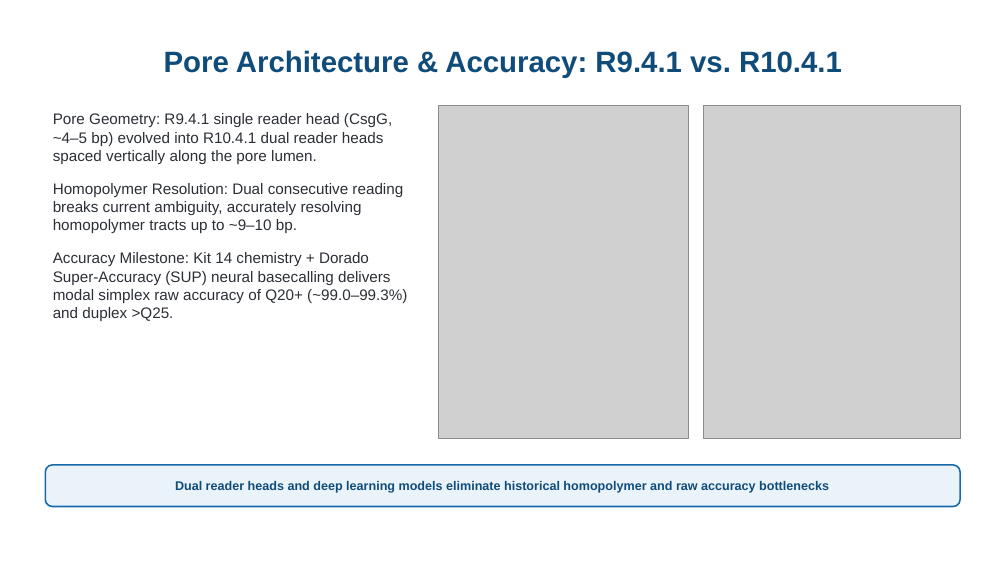
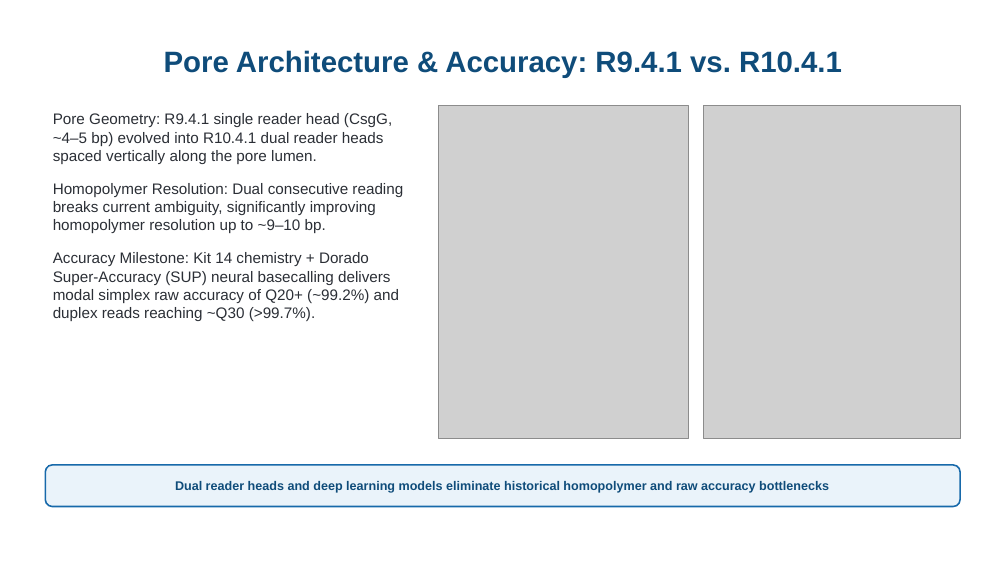
Before and after one commit to WhyAdr/ICONLITE-2026, a slide deck: slide 20 of ICONLITE_ONT_Amplicon_Sequencing_Workshop.pptx. Drawn at 1008x567 pixels with LibreOffice and Linux fonts; fonts in the diff are those of the drawing; grey boxes stand for pictures. Boxes give left, top, right and bottom in pixels: in the first picture for what was removed or moved away, otherwise in the second. Text is boxed around its words. In the diff, an @@ line names an element or a change of style, - is before the commit and + after.

```diff
--- a/ICONLITE_ONT_Amplicon_Sequencing_Workshop.pptx
+++ b/ICONLITE_ONT_Amplicon_Sequencing_Workshop.pptx
@@ text at bbox=[53, 183, 403, 321]: text changed @@
-Homopolymer Resolution: Dual consecutive reading breaks current ambiguity, accurately resolving homopolymer tracts up to ~9–10 bp.
-Accuracy Milestone: Kit 14 chemistry + Dorado Super-Accuracy (SUP) neural basecalling delivers modal simplex raw accuracy of Q20+ (~99.0–99.3%) and duplex >Q25.
+Homopolymer Resolution: Dual consecutive reading breaks current ambiguity, significantly improving homopolymer resolution up to ~9–10 bp.
+Accuracy Milestone: Kit 14 chemistry + Dorado Super-Accuracy (SUP) neural basecalling delivers modal simplex raw accuracy of Q20+ (~99.2%) and duplex reads reaching ~Q30 (>99.7%).
```
Also in this commit, not shown: 4 other slides changed, 7 other files.
